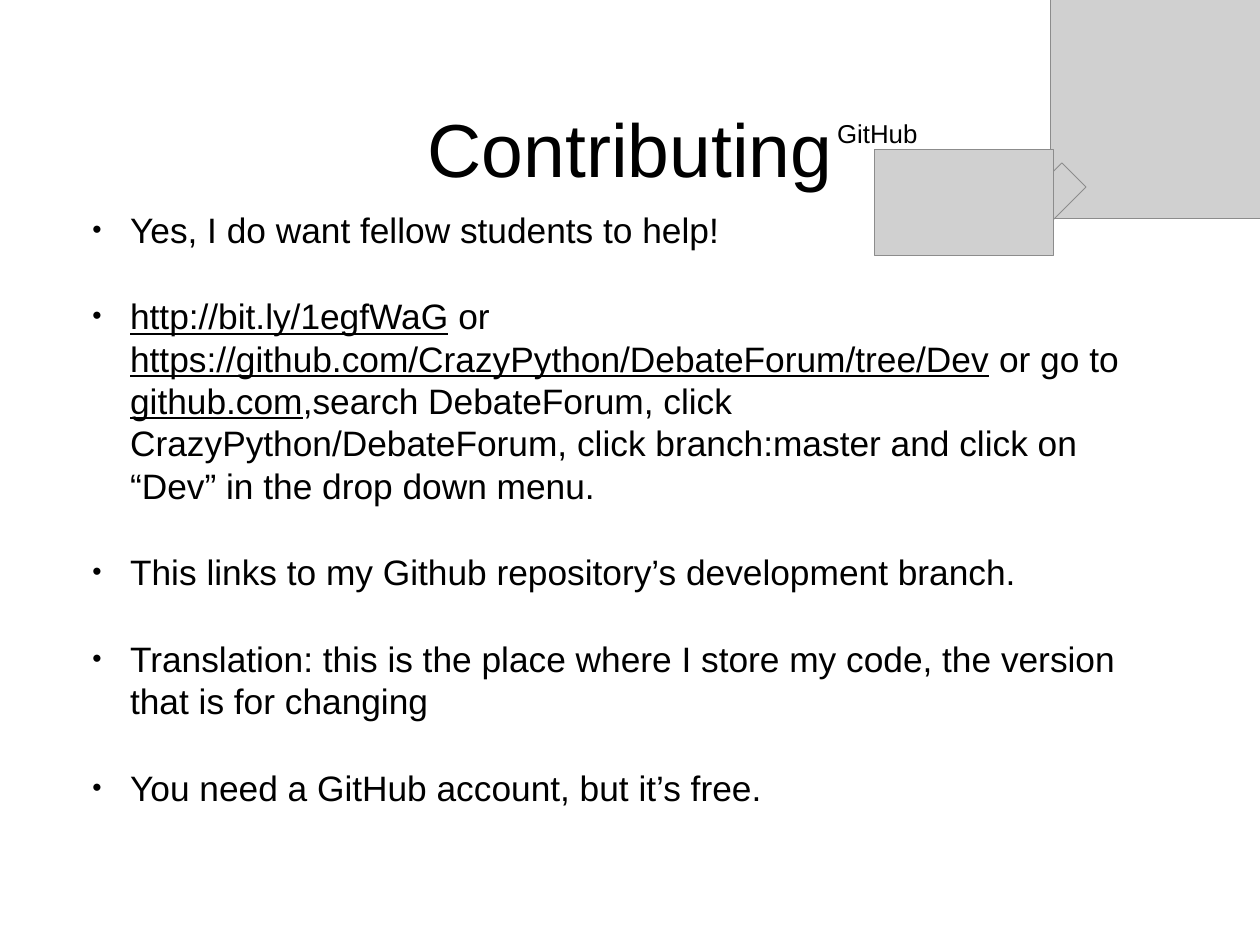
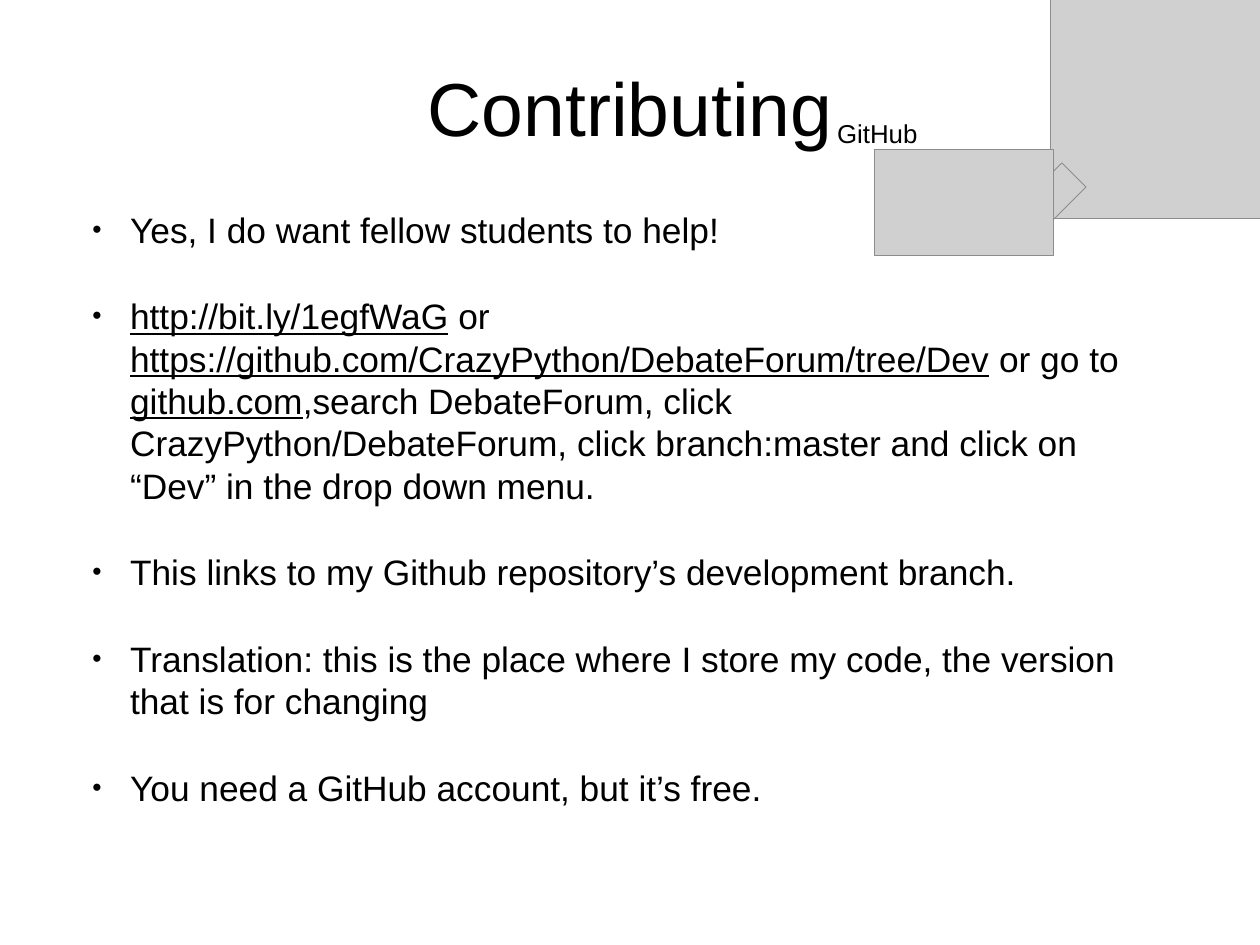
Before and after one commit to CrazyPython/DebateForum, a slide deck: slide 10 of Presentation.ppt. Drawn at 1260x945 pixels with LibreOffice and Linux fonts; fonts in the diff are those of the drawing; grey boxes stand for pictures. Boxes give left, top, right and bottom in pixels: in the first picture for what was removed or moved away, otherwise in the second. Text is boxed around its words. In the diff, an @@ line names an element or a change of style, - is before the commit and + after.

```diff
--- a/Presentation.ppt
+++ b/Presentation.ppt
@@ title "Contributing": place and size @@
-title "Contributing" at <box>428,122,833,192</box>
+title "Contributing" at <box>428,81,833,150</box>
```
Also in this commit, not shown: 3 other slides changed.
